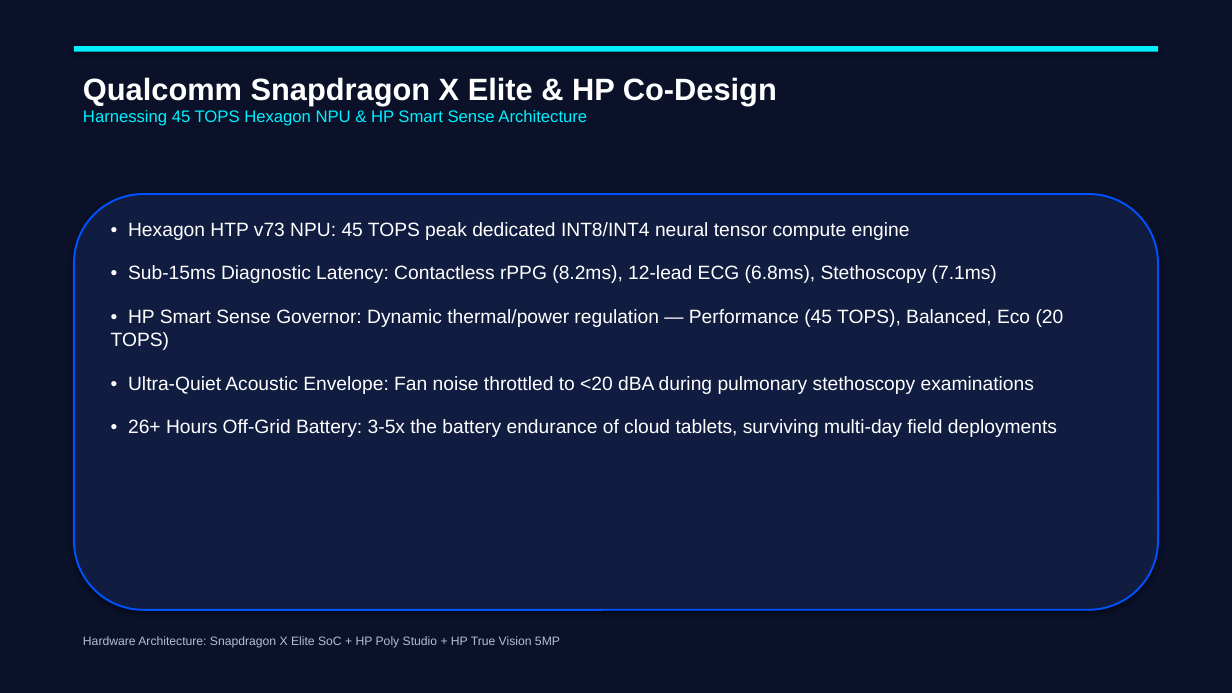
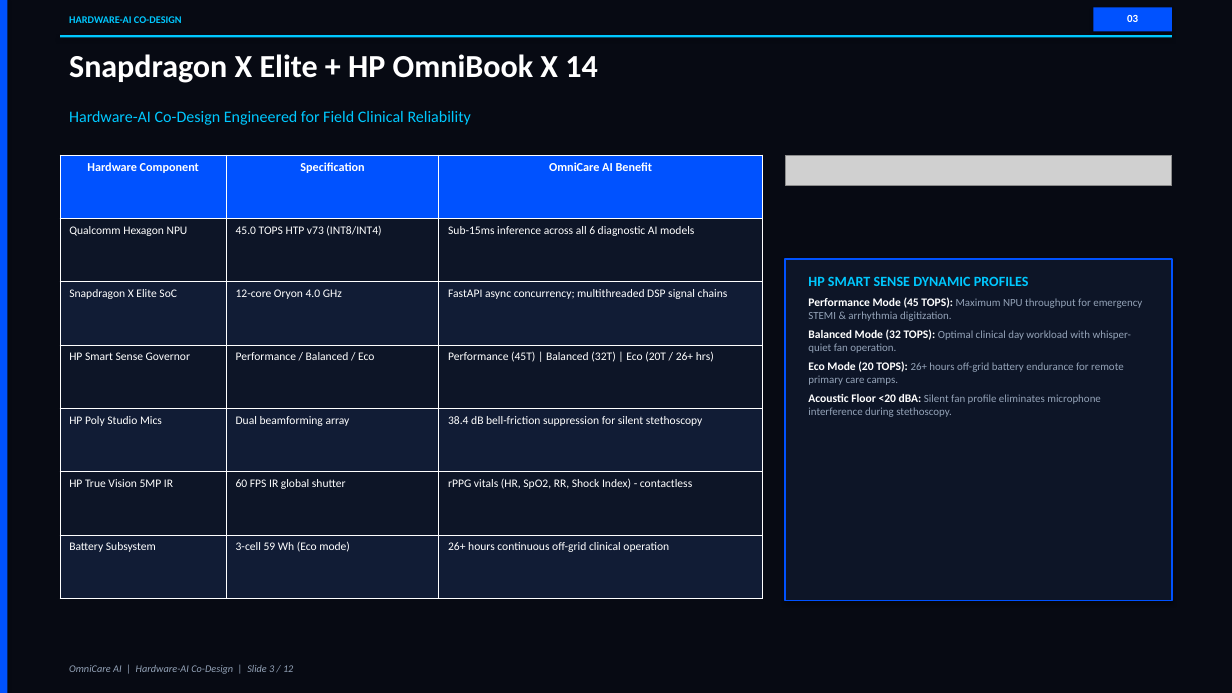
Before and after one commit to Advik-harsha/OmniCare-AI, a slide deck: slide 3 of submission_files/OmniCare_AI_Executive_Presentation.pptx. Drawn at 1232x693 pixels with LibreOffice and Linux fonts; fonts in the diff are those of the drawing; grey boxes stand for pictures. Boxes give left, top, right and bottom in pixels: in the first picture for what was removed or moved away, otherwise in the second. Text is boxed around its words. In the diff, an @@ line names an element or a change of style, - is before the commit and + after.

```diff
--- a/submission_files/OmniCare_AI_Executive_Presentation.pptx
+++ b/submission_files/OmniCare_AI_Executive_Presentation.pptx
@@ rectangle at <box>0,0,1232,693</box>: fill #0A1128 to #070A13 @@
@@ rectangle added at <box>0,0,7,693</box>, fill #0052FF @@
@@ text at <box>69,16,182,23</box>: text changed; size 13 to 8 pt; font Arial to Calibri; text colour #00F0FF to #00C8FF; bold on @@
-Qualcomm Snapdragon X Elite & HP Co-Design
-Harnessing 45 TOPS Hexagon NPU & HP Smart Sense Architecture
+HARDWARE-AI CO-DESIGN
@@ rectangle added at <box>1093,7,1172,31</box>, fill #0052FF @@
@@ text added at <box>1127,15,1138,22</box>, 8.5 pt, text #FFFFFF, bold @@
+03
@@ rectangle: place and size @@
-rectangle at <box>74,46,1158,52</box>
+rectangle at <box>60,35,1172,38</box>
@@ rectangle at <box>60,35,1172,38</box>: fill #00F0FF to #00C8FF @@
@@ text added at <box>69,54,597,83</box>, 25 pt, text #FFFFFF, bold @@
+Snapdragon X Elite + HP OmniBook X 14
@@ text added at <box>69,111,471,125</box>, 12.5 pt, text #00C8FF @@
+Hardware-AI Co-Design Engineered for Field Clinical Reliability
@@ table added at <box>60,155,762,599</box>, 7 rows, 3 columns @@
+Hardware Component | Specification | OmniCare AI Benefit
+Qualcomm Hexagon NPU | 45.0 TOPS HTP v73 (INT8/INT4) | Sub-15ms inference across all 6 diagnostic AI models
+Snapdragon X Elite SoC | 12-core Oryon 4.0 GHz | FastAPI async concurrency; multithreaded DSP signal chains
+HP Smart Sense Governor | Performance / Balanced / Eco | Performance (45T) | Balanced (32T) | Eco (20T / 26+ hrs)
+HP Poly Studio Mics | Dual beamforming array | 38.4 dB bell-friction suppression for silent stethoscopy
+HP True Vision 5MP IR | 60 FPS IR global shutter | rPPG vitals (HR, SpO2, RR, Shock Index) - contactless
+Battery Subsystem | 3-cell 59 Wh (Eco mode) | 26+ hours continuous off-grid clinical operation
@@ picture added at <box>786,155,1172,186</box> @@
@@ rounded rectangle removed at <box>74,194,1158,610</box> @@
@@ text removed at <box>111,222,1064,437</box> @@
-• Hexagon HTP v73 NPU: 45 TOPS peak dedicated INT8/INT4 neural tensor compute engine
-• Sub-15ms Diagnostic Latency: Contactless rPPG (8.2ms), 12-lead ECG (6.8ms), Stethoscopy (7.1ms)
-• HP Smart Sense Governor: Dynamic thermal/power regulation — Performance (45 TOPS), Balanced, Eco (20 TOPS)
-• Ultra-Quiet Acoustic Envelope: Fan noise throttled to <20 dBA during pulmonary stethoscopy examinations
-• 26+ Hours Off-Grid Battery: 3-5x the battery endurance of cloud tablets, surviving multi-day field deployments
@@ rectangle added at <box>786,259,1172,601</box>, fill #0D1527, outline #0052FF 1.5 pt @@
@@ text added at <box>808,276,1142,417</box>, 8.5 pt, text #94A3B8 @@
+HP SMART SENSE DYNAMIC PROFILES
+Performance Mode (45 TOPS): Maximum NPU throughput for emergency STEMI & arrhythmia digitization.
+Balanced Mode (32 TOPS): Optimal clinical day workload with whisper-quiet fan operation.
+Eco Mode (20 TOPS): 26+ hours off-grid battery endurance for remote primary care camps.
+Acoustic Floor <20 dBA: Silent fan profile eliminates microphone interference during stethoscopy.
@@ text removed at <box>83,636,560,648</box> @@
-Hardware Architecture: Snapdragon X Elite SoC + HP Poly Studio + HP True Vision 5MP
@@ text added at <box>69,665,293,674</box>, 8 pt, text #94A3B8, italic @@
+OmniCare AI | Hardware-AI Co-Design | Slide 3 / 12
```
Also in this commit, not shown: 11 slides added, 11 slides removed, 26 other files.
